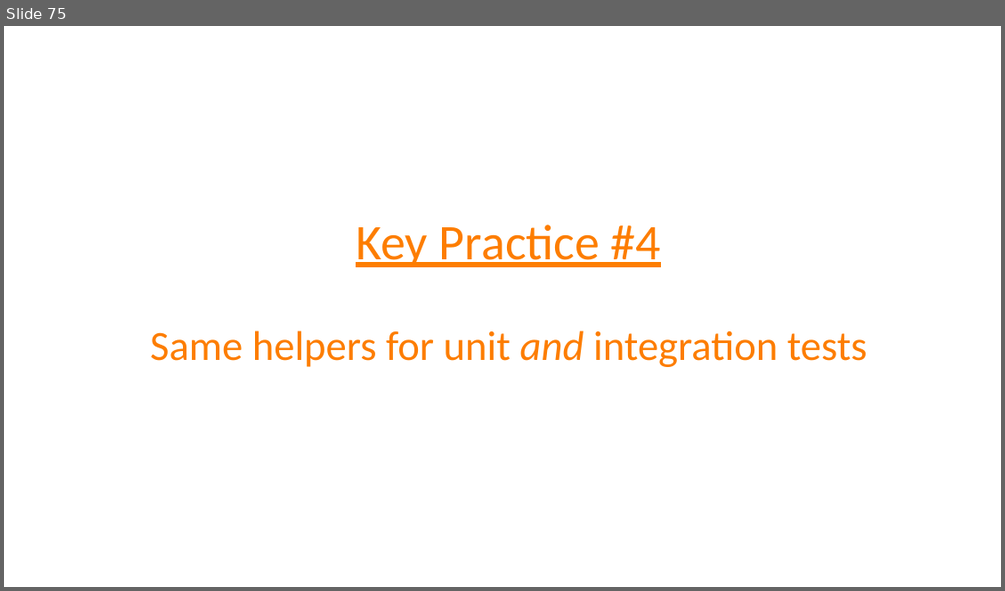
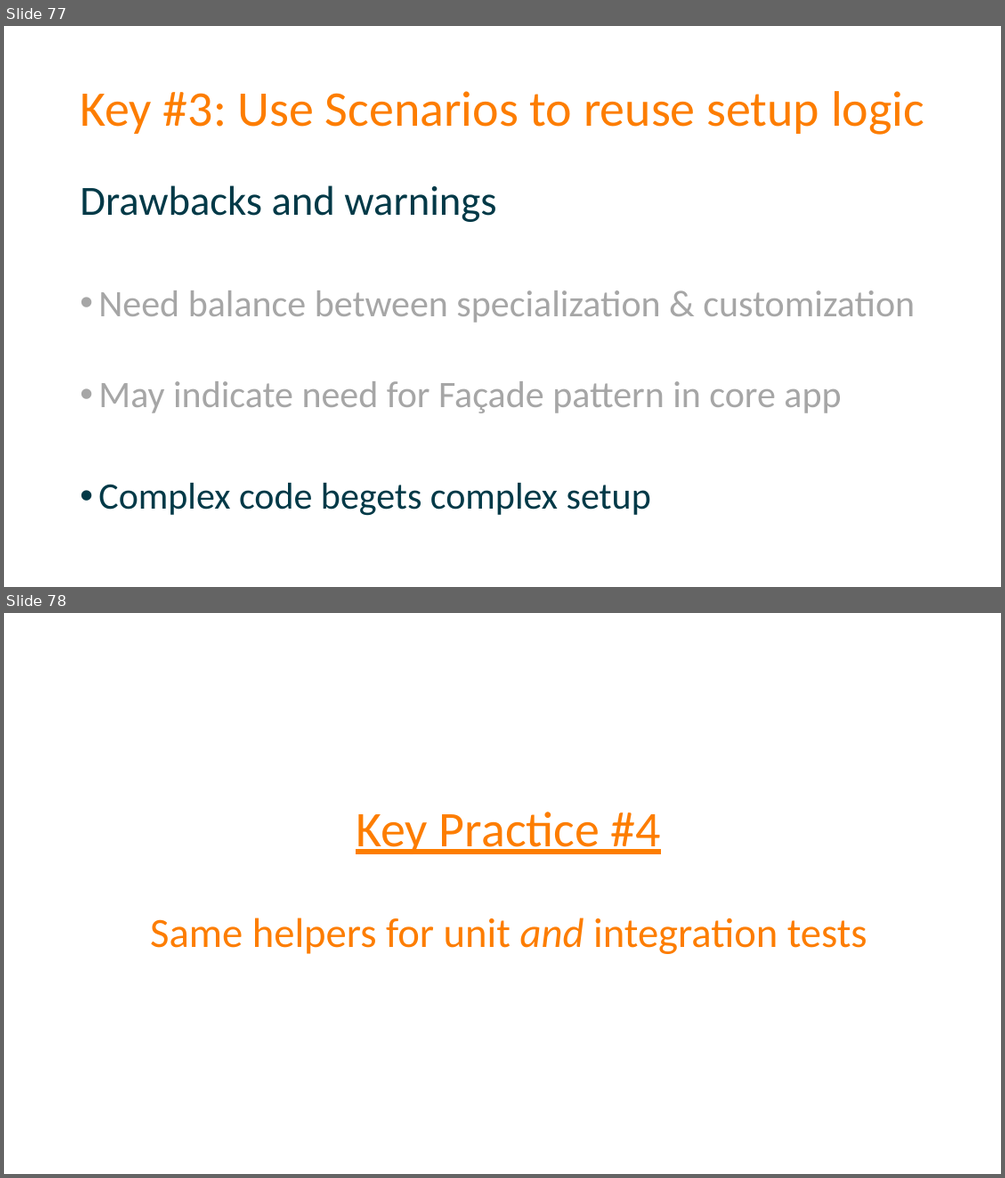
Before and after one commit to spetryjohnson/Talk-Patterns_of_Effective_Test_Setup, a slide deck: POETS - CodeMash 2017.pptx. Shown one above the other, each under a label of ours: slide 75 before the commit, slides 77 and 78 after it. The pictures are 1005x591 and 1005x1178 pixels, drawn with LibreOffice and Linux fonts; fonts in the diff are those of the drawing. Boxes give left, top, right and bottom in pixels: in the first picture for what was removed or moved away, otherwise in the second. Text is boxed around its words. In the diff, an @@ line names an element or a change of style, - is before the commit and + after.

```diff
--- a/POETS - CodeMash 2017.pptx
+++ b/POETS - CodeMash 2017.pptx
@@ slide 77 added at (4,26,1001,587), background #FFFFFF @@
@@ title added at (80,91,924,135), 48 pt, text #FD7D00 @@
+Key #3: Use Scenarios to reuse setup logic
@@ text added at (80,185,914,516), 36 pt, text #A6A6A6 @@
+Drawbacks and warnings
+• Need balance between specialization & customization
+• May indicate need for Façade pattern in core app
+• Complex code begets complex setup
@@ what was slide 75 is now slide 78 @@
```
Also in this commit, not shown: 7 slides changed, 2 other slides added, 1 other file.
